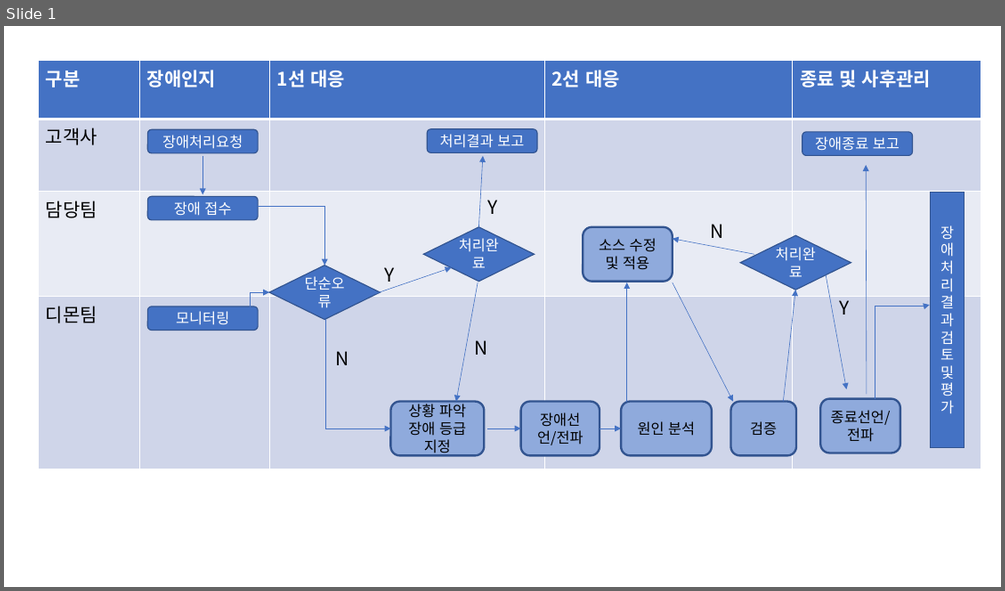
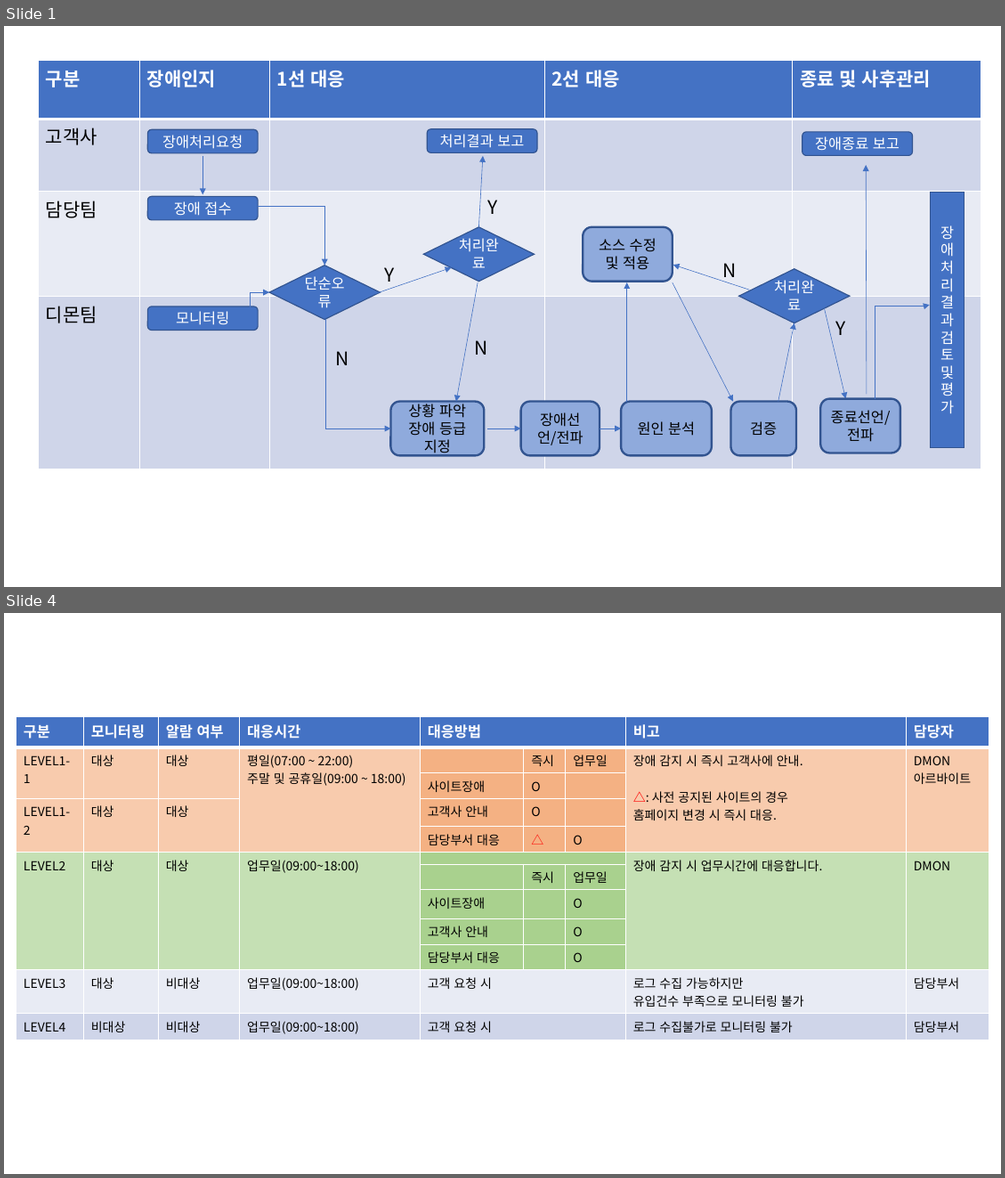
Before and after one commit to kwicmanual/kwicmanual.github.io, a slide deck: 매뉴얼.pptx. Shown one above the other, each under a label of ours: slide 1 before the commit, slides 1 and 4 after it; the slides between them are not shown. The pictures are 1005x591 and 1005x1178 pixels, drawn with LibreOffice and Linux fonts; fonts in the diff are those of the drawing. Boxes give left, top, right and bottom in pixels: in the first picture for what was removed or moved away, otherwise in the second. Text is boxed around its words. In the diff, an @@ line names an element or a change of style, - is before the commit and + after.

Commit message:
2022.08.21 최신내용 업데이트

```diff
--- a/매뉴얼.pptx
+++ b/매뉴얼.pptx
@@ slide 4 added at (4,613,1001,1174), background #FFFFFF @@
@@ table added at (16,717,989,1038), 12 rows, 9 columns @@
+구분 | 모니터링 | 알람 여부 | 대응시간 | 대응방법 |  |  | 비고 | 담당자
+LEVEL1-1 | 대상 | 대상 | 평일(07:00 ~ 22:00) / 주말 및 공휴일(09:00 ~ 18:00) |  | 즉시 | 업무일 | 장애 감지 시 즉시 고객사에 안내. / △: 사전 공지된 사이트의 경우 / 홈페이지 변경 시 즉시 대응. | DMON / 아르바이트
+ |  |  |  | 사이트장애 | O |  |  | 
+LEVEL1-2 | 대상 | 대상 |  | 고객사 안내 | O |  |  | 
+ |  |  |  | 담당부서 대응 | △ | O |  | 
+LEVEL2 | 대상 | 대상 | 업무일(09:00~18:00) |  |  |  | 장애 감지 시 업무시간에 대응합니다. | DMON
+ |  |  |  |  | 즉시 | 업무일 |  | 
+ |  |  |  | 사이트장애 |  | O |  | 
+ |  |  |  | 고객사 안내 |  | O |  | 
+ |  |  |  | 담당부서 대응 |  | O |  | 
+LEVEL3 | 대상 | 비대상 | 업무일(09:00~18:00) | 고객 요청 시 |  |  | 로그 수집 가능하지만 / 유입건수 부족으로 모니터링 불가 | 담당부서
+LEVEL4 | 비대상 | 비대상 | 업무일(09:00~18:00) | 고객 요청 시 |  |  | 로그 수집불가로 모니터링 불가 | 담당부서
@@ slide 1 changed as well @@
@@ arrow moved from (755, 254) - (672, 239) to (750, 290) - (673, 265) @@
@@ text "N" rewrapped from (710,224,723,238) to (722,263,736,281) @@
@@ diamond "처리완료": place and size @@
-diamond "처리완료" at (741,235,851,289)
+diamond "처리완료" at (739,269,850,323)
@@ arrow moved from (825, 275) - (847, 389) to (825, 308) - (846, 398) @@
@@ text "Y": place and size @@
-text "Y" at (840,300,850,314)
+text "Y" at (835,321,845,335)
@@ arrow moved from (783, 402) - (796, 290) to (778, 402) - (794, 323) @@
```
Also in this commit, not shown: 3 other slides added, 34 other files.
